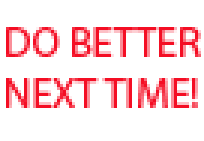
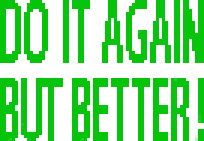
The second (204, 141) image is a revision of the first. Changes to its layers:
added group "rasterized" with 6 layers above "Group 1" over bbox(0, 0, 204, 141)
added layer "Layer 8" in group "rasterized" over bbox(0, 78, 63, 141)
added layer "Layer 9" in group "rasterized" over bbox(0, 0, 48, 63)
added layer "Layer 10" in group "rasterized" over bbox(63, 0, 90, 63)
added layer "Layer 12" in group "rasterized" over bbox(132, 78, 168, 141)
added layer "Layer 11" in group "rasterized" over bbox(72, 78, 189, 141)
added layer "Layer 7" in group "rasterized" over bbox(102, 0, 204, 141)
renamed "DO BETTER NEXT TIME!" to "DO IT AGAIN BUT BETTER!", hid it, painted on it over bbox(6, 21, 201, 114)
